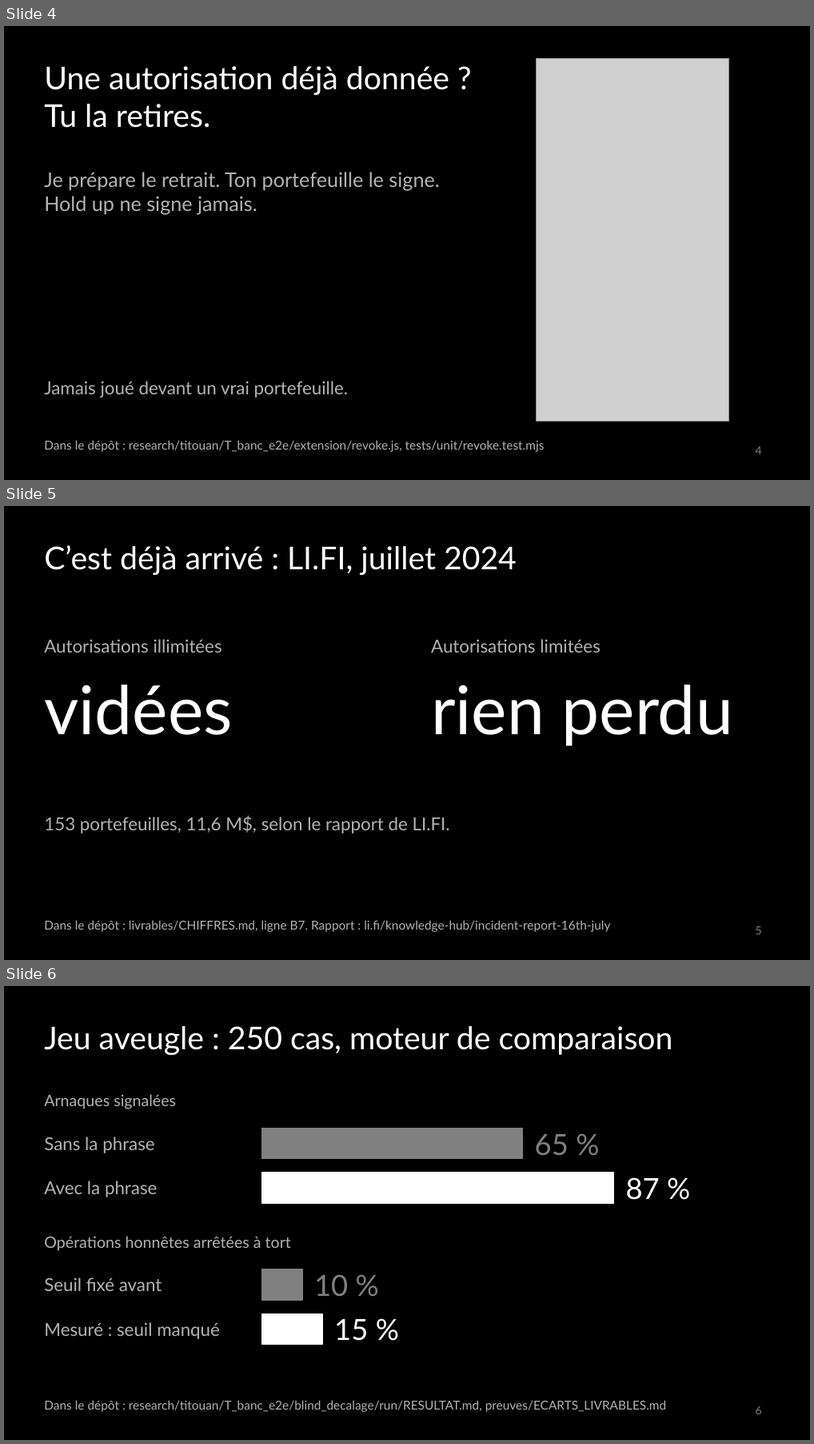
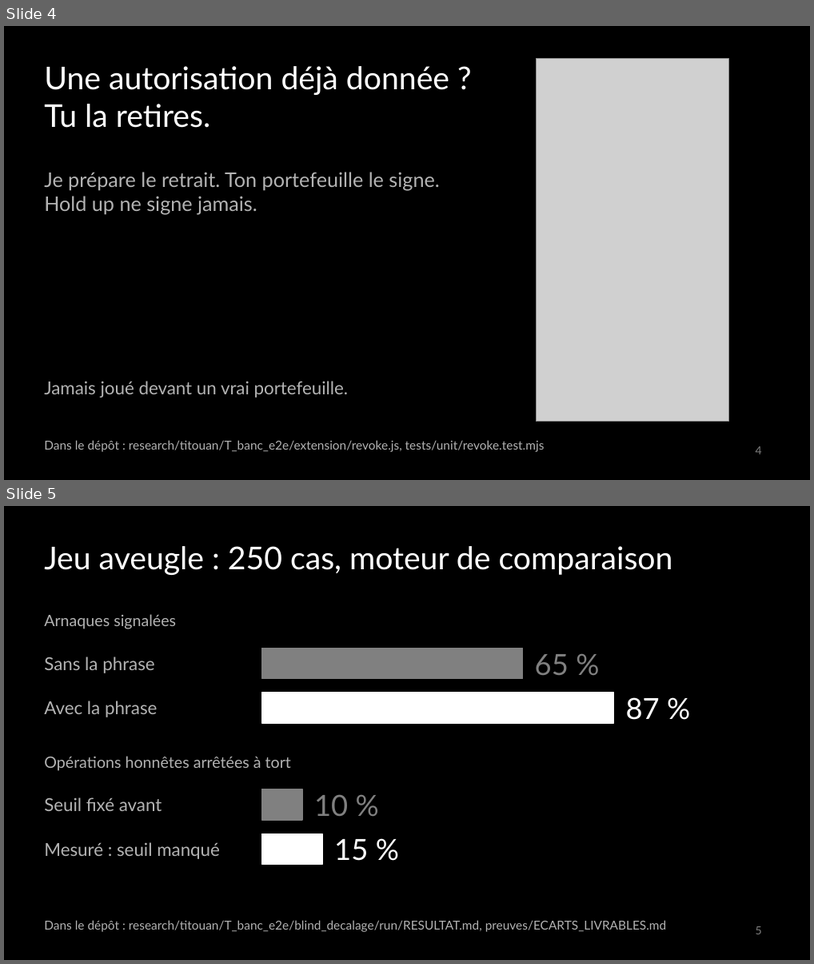
Before and after one commit to adembnn/secure-horizon, a slide deck: livrables/deck/holdup.pptx. Shown one above the other, each under a label of ours: slides 4, 5 and 6 before the commit, slides 4 and 5 after it. The pictures are 814x1444 and 814x964 pixels, drawn with LibreOffice and Linux fonts; fonts in the diff are those of the drawing; grey boxes stand for pictures. Boxes give left, top, right and bottom in pixels: in the first picture for what was removed or moved away, otherwise in the second. Text is boxed around its words. In the diff, an @@ line names an element or a change of style, - is before the commit and + after.

```diff
--- a/livrables/deck/holdup.pptx
+++ b/livrables/deck/holdup.pptx
@@ slide 5 removed at <box>4,506,810,960</box>, background #000000 @@
@@ text removed at <box>44,545,517,575</box> @@
-C’est déjà arrivé : LI.FI, juillet 2024
@@ text removed at <box>44,639,222,652</box> @@
-Autorisations illimitées
@@ text removed at <box>431,639,601,652</box> @@
-Autorisations limitées
@@ text removed at <box>44,684,233,735</box> @@
-vidées
@@ text removed at <box>431,684,734,746</box> @@
-rien perdu
@@ text removed at <box>44,815,450,833</box> @@
-153 portefeuilles, 11,6 M$, selon le rapport de LI.FI.
@@ text removed at <box>44,920,610,932</box> @@
-Dans le dépôt : livrables/CHIFFRES.md, ligne B7. Rapport : li.fi/knowledge-hub/incident-report-16th-july
@@ page number removed at <box>756,926,762,934</box> @@
-5
@@ what was slide 6 is now slide 5 @@
@@ page number at <box>756,926,762,934</box>: text changed @@
-6
+5
```
Also in this commit, not shown: 1 slide changed, 3 other files.
